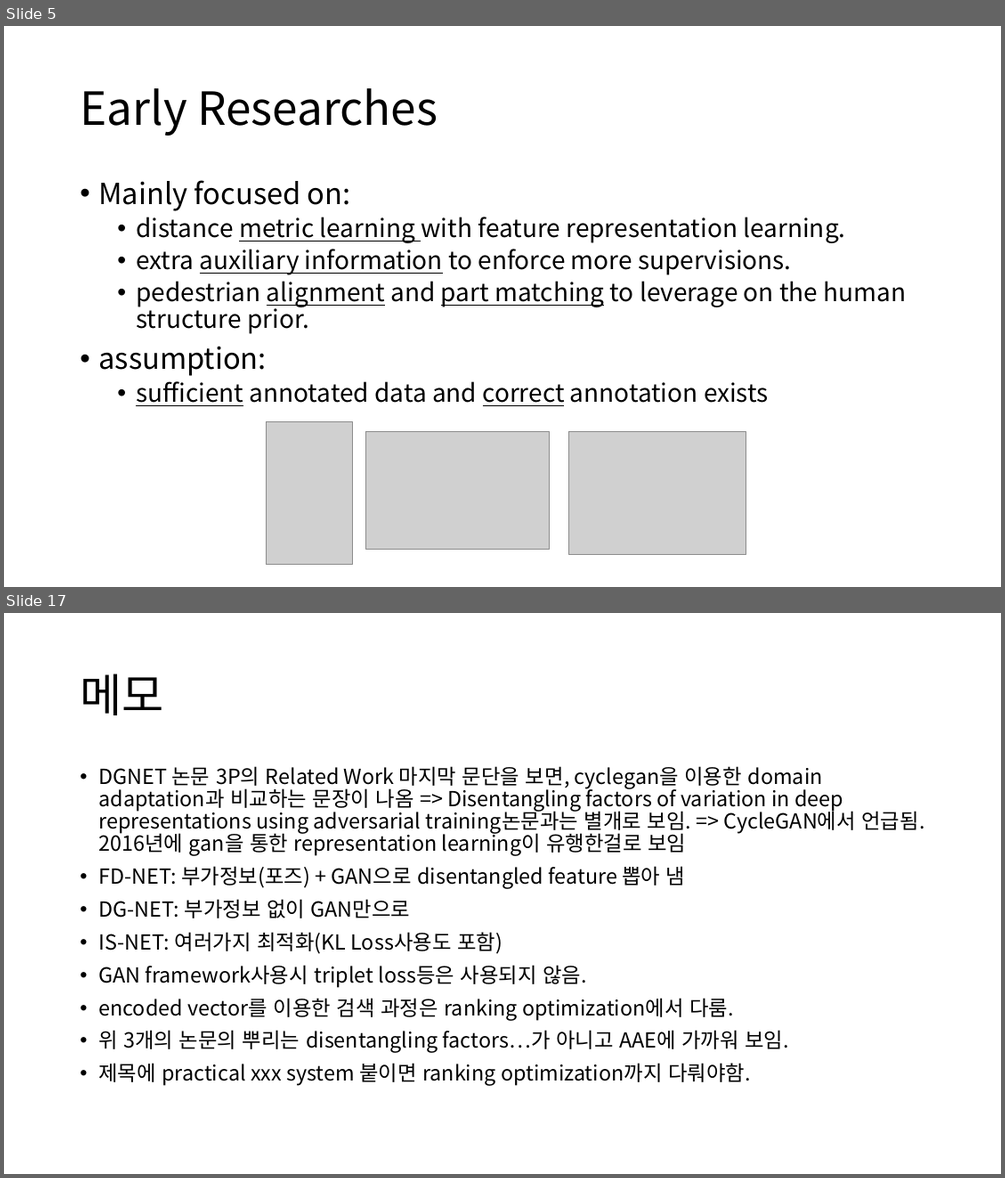
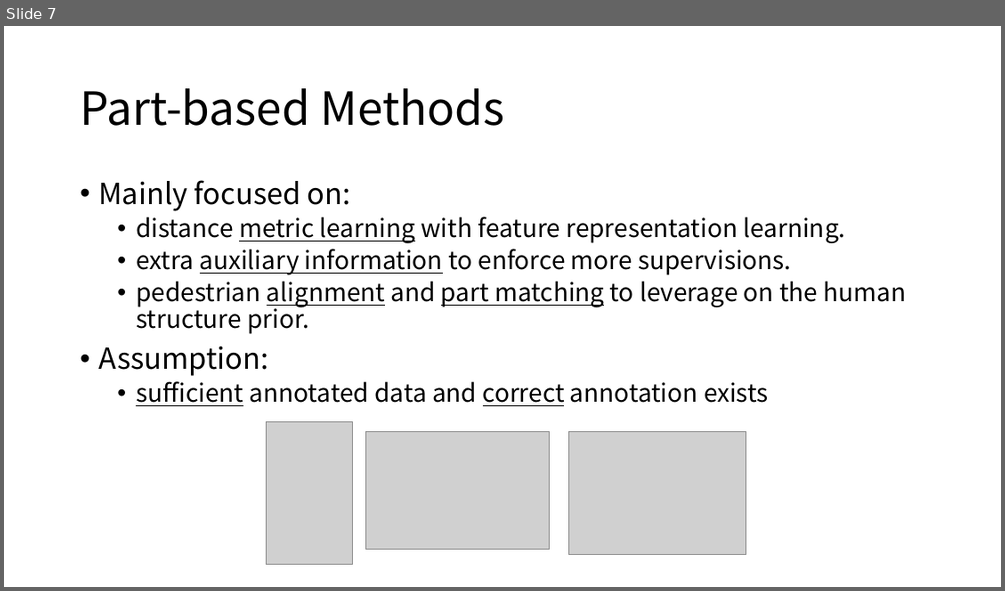
Before and after one commit to jeongroseok/person-reid-study, a slide deck: slides/Person ReID.pptx. Shown one above the other, each under a label of ours: slides 5 and 17 before the commit, slide 7 after it; the slides between them are not shown. The pictures are 1005x1178 and 1005x591 pixels, drawn with LibreOffice and Linux fonts; fonts in the diff are those of the drawing; grey boxes stand for pictures. Boxes give left, top, right and bottom in pixels: in the first picture for what was removed or moved away, otherwise in the second. Text is boxed around its words. In the diff, an @@ line names an element or a change of style, - is before the commit and + after.

```diff
--- a/slides/Person ReID.pptx
+++ b/slides/Person ReID.pptx
@@ slide 17 removed at bbox=[4, 613, 1001, 1174], background #FFFFFF @@
@@ title removed at bbox=[80, 674, 163, 715] @@
-메모
@@ text removed at bbox=[98, 766, 924, 1086] @@
-• DGNET 논문 3P의 Related Work 마지막 문단을 보면, cyclegan을 이용한 domain adaptation과 비교하는 문장이 나옴 => Disentangling factors of variation in deep representations using adversarial training논문과는 별개로 보임. => CycleGAN에서 언급됨. 2016년에 gan을 통한 representation learning이 유행한걸로 보임
-• FD-NET: 부가정보(포즈) + GAN으로 disentangled feature 뽑아 냄
-• DG-NET: 부가정보 없이 GAN만으로
-• IS-NET: 여러가지 최적화(KL Loss사용도 포함)
-• GAN framework사용시 triplet loss등은 사용되지 않음.
-• encoded vector를 이용한 검색 과정은 ranking optimization에서 다룸.
-• 위 3개의 논문의 뿌리는 disentangling factors…가 아니고 AAE에 가까워 보임.
-• 제목에 practical xxx system 붙이면 ranking optimization까지 다뤄야함.
@@ what was slide 5 is now slide 7 @@
@@ slide 7 changed as well @@
@@ title at bbox=[80, 88, 505, 126]: text changed @@
-Early Researches
+Part-based Methods
@@ text at bbox=[98, 346, 268, 376]: text changed @@
-• assumption:
+• Assumption:
```
Also in this commit, not shown: 3 other slides changed, 10 slides added, 9 other slides removed, 4 other files.
